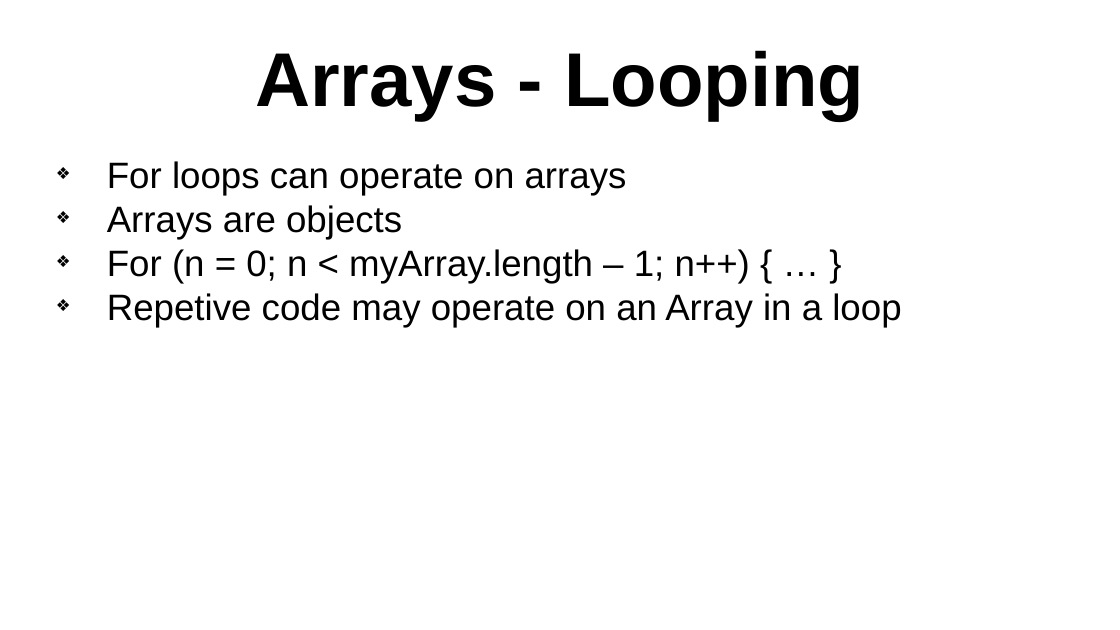
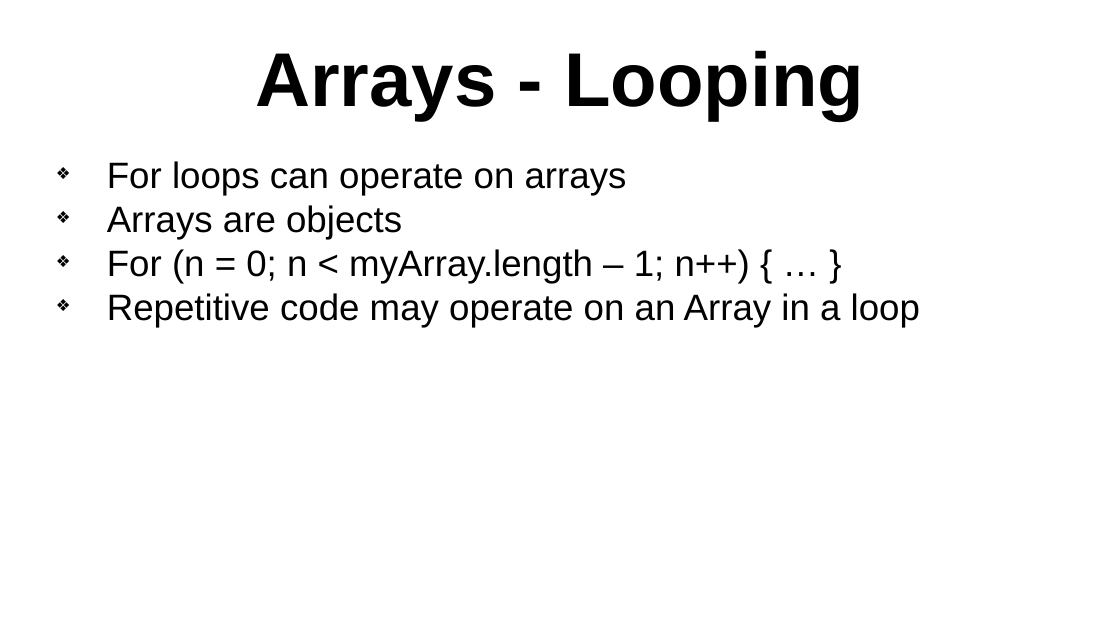
Before and after one commit to gstragand/IntroToArrays, a slide deck: slide 7 of Arrays.pptx. Drawn at 1120x630 pixels with LibreOffice and Linux fonts; fonts in the diff are those of the drawing; background and template pictures are left out. Boxes give left, top, right and bottom in pixels: in the first picture for what was removed or moved away, otherwise in the second. Text is boxed around its words. In the diff, an @@ line names an element or a change of style, - is before the commit and + after.

```diff
--- a/Arrays.pptx
+++ b/Arrays.pptx
@@ text at bbox=[107, 293, 920, 327]: text changed @@
-❖ Repetive code may operate on an Array in a loop
+❖ Repetitive code may operate on an Array in a loop
```
Also in this commit, not shown: 3 other slides changed, 2 other files.
